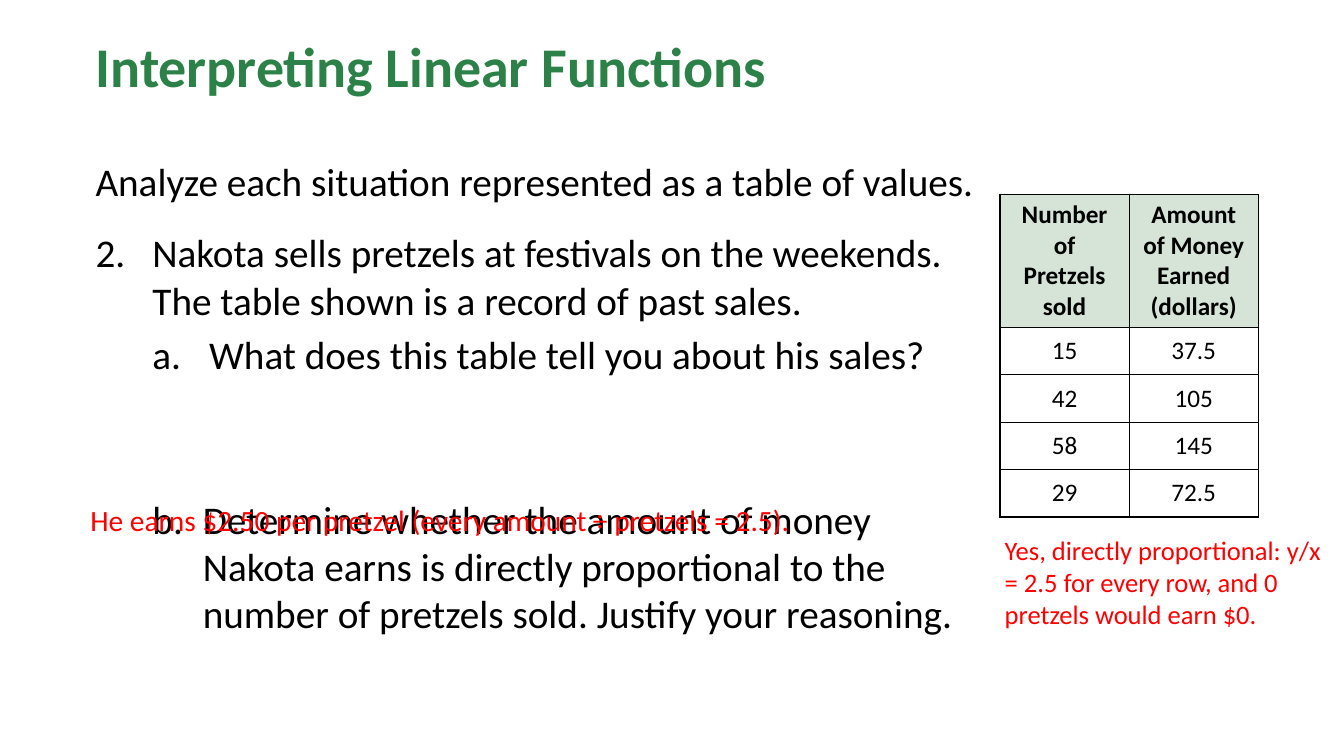
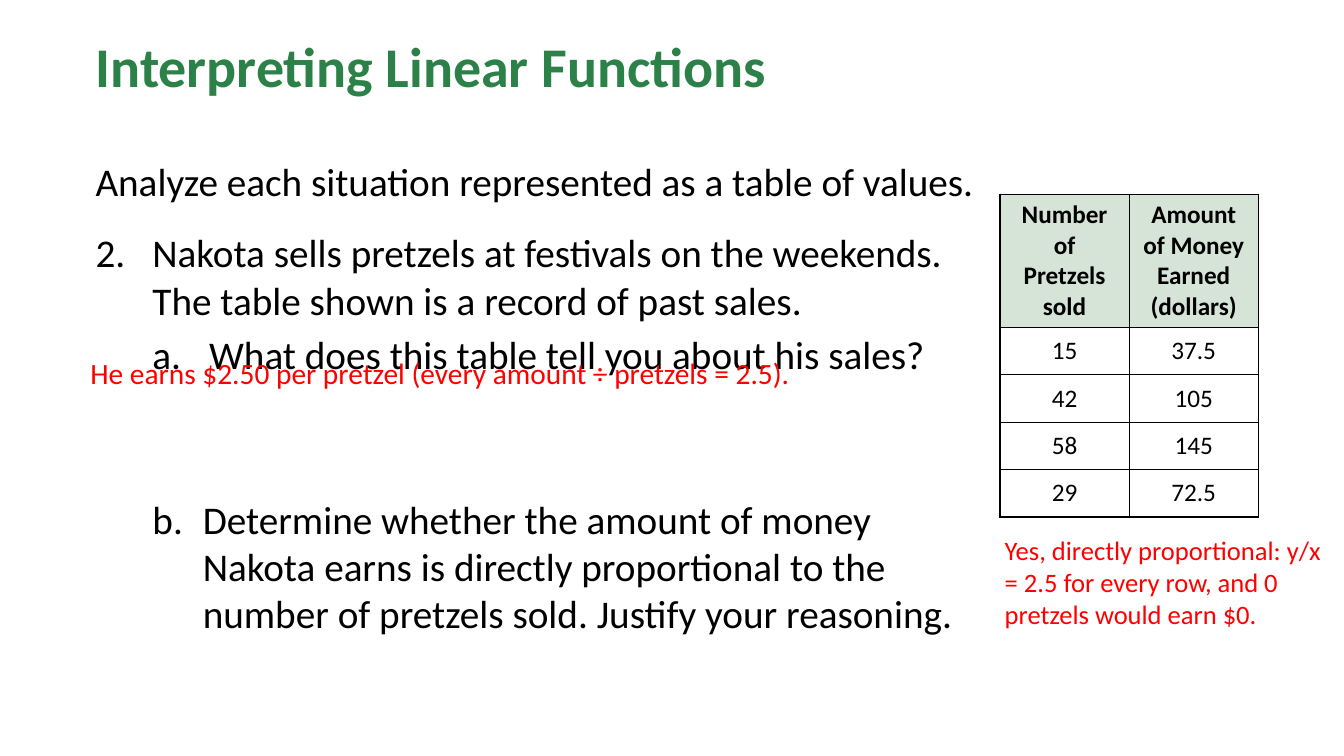
Before and after one commit to Apolloat2022/Algebra1M2U1L4, a slide deck: slide 18 of lesson6/BLMathematics_AlgI_M2_T1_L6_LessonSlides_ENG_with_answers.pptx. Drawn at 1344x756 pixels with LibreOffice and Linux fonts; fonts in the diff are those of the drawing; background and template pictures are left out. Boxes give left, top, right and bottom in pixels: in the first picture for what was removed or moved away, otherwise in the second. Text is boxed around its words. In the diff, an @@ line names an element or a change of style, - is before the commit and + after.

```diff
--- a/lesson6/BLMathematics_AlgI_M2_T1_L6_LessonSlides_ENG_with_answers.pptx
+++ b/lesson6/BLMathematics_AlgI_M2_T1_L6_LessonSlides_ENG_with_answers.pptx
@@ text "He earns $2.50 per pretzel ...": place and size @@
-text "He earns $2.50 per pretzel ..." at [90,507,790,536]
+text "He earns $2.50 per pretzel ..." at [90,360,790,389]
```
Also in this commit, not shown: 12 other slides changed, 1 other file.
